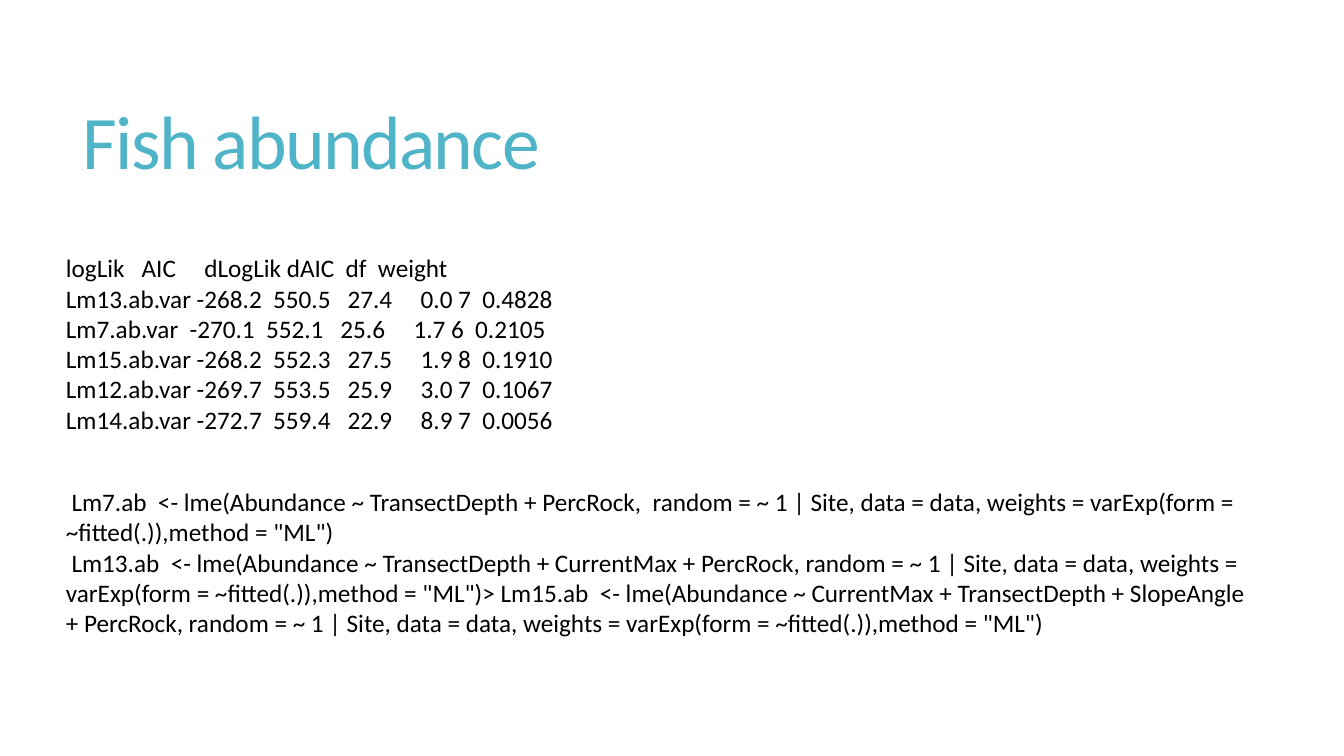
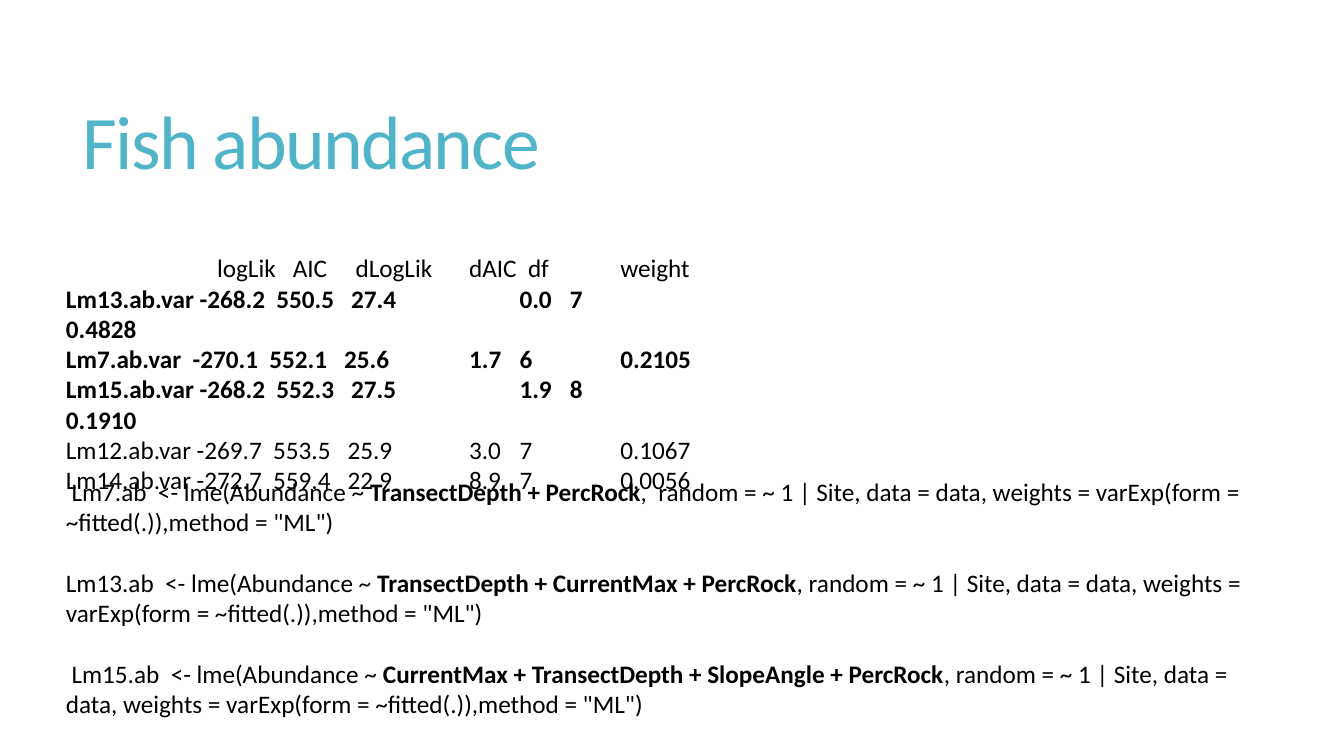
Before and after one commit to fionatfrancis/HiLo-Fish, a slide deck: slide 4 of HiLoAnalysisUpdate.pptx. Drawn at 1344x756 pixels with LibreOffice and Linux fonts; fonts in the diff are those of the drawing. Boxes give left, top, right and bottom in pixels: in the first picture for what was removed or moved away, otherwise in the second. Text is boxed around its words. In the diff, an @@ line names an element or a change of style, - is before the commit and + after.

```diff
--- a/HiLoAnalysisUpdate.pptx
+++ b/HiLoAnalysisUpdate.pptx
@@ text at [66,290,690,429]: bold on in "Lm13.ab.var -268.2 550.5 27.4 0.0 7 0.4828", "Lm7.ab.var -270.1 552.1 25.6 1.7 6 0.2105", "Lm15.ab.var -268.2 552.3 27.5 1.9 8 0.1910" @@
@@ text "Lm7.ab <- lme(Abundance ~ TransectDepth ...": place and size @@
-text "Lm7.ab <- lme(Abundance ~ TransectDepth ..." at [66,492,1244,637]
+text "Lm7.ab <- lme(Abundance ~ TransectDepth ..." at [66,481,1222,718]
@@ text at [66,481,1221,535]: bold on in "TransectDepth + PercRock," @@
@@ text at [66,573,1222,718]: text changed @@
-Lm13.ab <- lme(Abundance ~ TransectDepth + CurrentMax + PercRock, random = ~ 1 | Site, data = data, weights = varExp(form = ~fitted(.)),method = "ML")> Lm15.ab <- lme(Abundance ~ CurrentMax + TransectDepth + SlopeAngle + PercRock, random = ~ 1 | Site, data = data, weights = varExp(form = ~fitted(.)),method = "ML")
+Lm13.ab <- lme(Abundance ~ TransectDepth + CurrentMax + PercRock, random = ~ 1 | Site, data = data, weights = varExp(form = ~fitted(.)),method = "ML")
+Lm15.ab <- lme(Abundance ~ CurrentMax + TransectDepth + SlopeAngle + PercRock, random = ~ 1 | Site, data = data, weights = varExp(form = ~fitted(.)),method = "ML")
```
Also in this commit, not shown: 1 other slide changed, 3 slides added, 1 slide removed.
